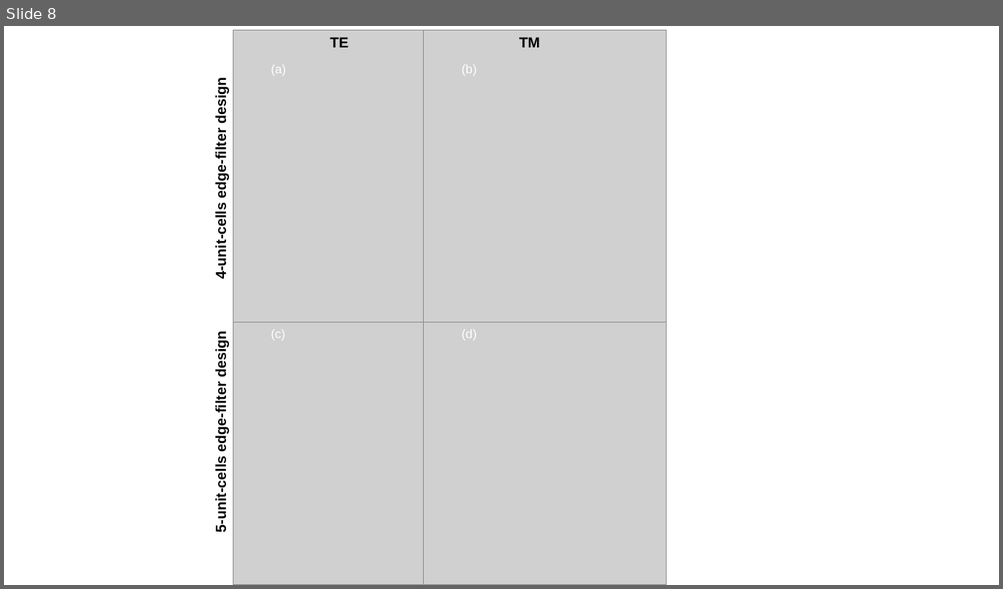
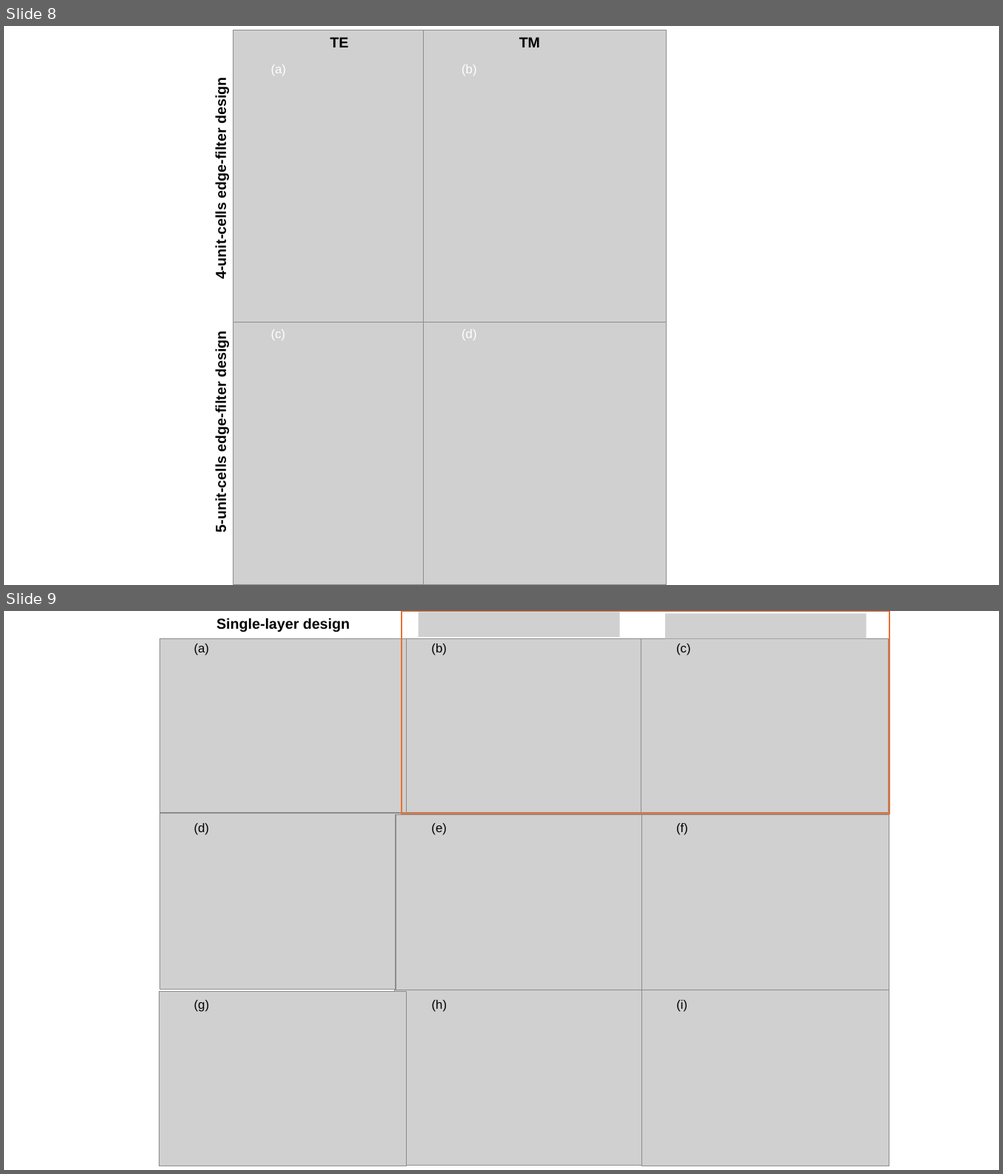
Before and after one commit to Chettanat-Pa/AsymReca_SbSe, a slide deck: figs/figures.pptx. Shown one above the other, each under a label of ours: slide 8 before the commit, slides 8 and 9 after it. The pictures are 1003x589 and 1003x1174 pixels, drawn with LibreOffice and Linux fonts; fonts in the diff are those of the drawing; grey boxes stand for pictures. Boxes give left, top, right and bottom in pixels: in the first picture for what was removed or moved away, otherwise in the second. Text is boxed around its words. In the diff, an @@ line names an element or a change of style, - is before the commit and + after.

```diff
--- a/figs/figures.pptx
+++ b/figs/figures.pptx
@@ slide 9 added at <box>4,611,999,1170</box>, background #FFFFFF @@
@@ text added at <box>216,618,350,632</box>, 14 pt, text #000000, bold @@
+Single-layer design
@@ rectangle added at <box>401,611,890,814</box>, outline #E97132 1.5 pt @@
@@ picture added at <box>418,612,620,637</box> @@
@@ picture added at <box>665,613,866,638</box> @@
@@ picture added at <box>160,638,406,813</box> @@
@@ text added at <box>194,644,209,655</box>, 12 pt, text #000000 @@
+(a)
@@ picture added at <box>395,638,643,813</box> @@
@@ text added at <box>431,644,446,655</box>, 12 pt, text #000000 @@
+(b)
@@ picture added at <box>640,638,888,813</box> @@
@@ text added at <box>676,644,691,655</box>, 12 pt, text #000000 @@
+(c)
@@ picture added at <box>160,814,407,989</box> @@
@@ text added at <box>194,823,209,835</box>, 12 pt, text #000000 @@
+(d)
@@ picture added at <box>395,815,643,990</box> @@
@@ text added at <box>431,823,446,835</box>, 12 pt, text #000000 @@
+(e)
@@ picture added at <box>642,815,889,990</box> @@
@@ text added at <box>676,823,688,835</box>, 12 pt, text #000000 @@
+(f)
@@ picture added at <box>395,980,642,1166</box> @@
@@ picture added at <box>642,981,889,1167</box> @@
@@ picture added at <box>159,991,406,1167</box> @@
@@ text added at <box>194,1000,209,1012</box>, 12 pt, text #000000 @@
+(g)
@@ text added at <box>432,1000,447,1012</box>, 12 pt, text #000000 @@
+(h)
@@ text added at <box>676,1000,687,1012</box>, 12 pt, text #000000 @@
+(i)
```
Also in this commit, not shown: 2 slides changed, 2 slides removed, 4 other files.
